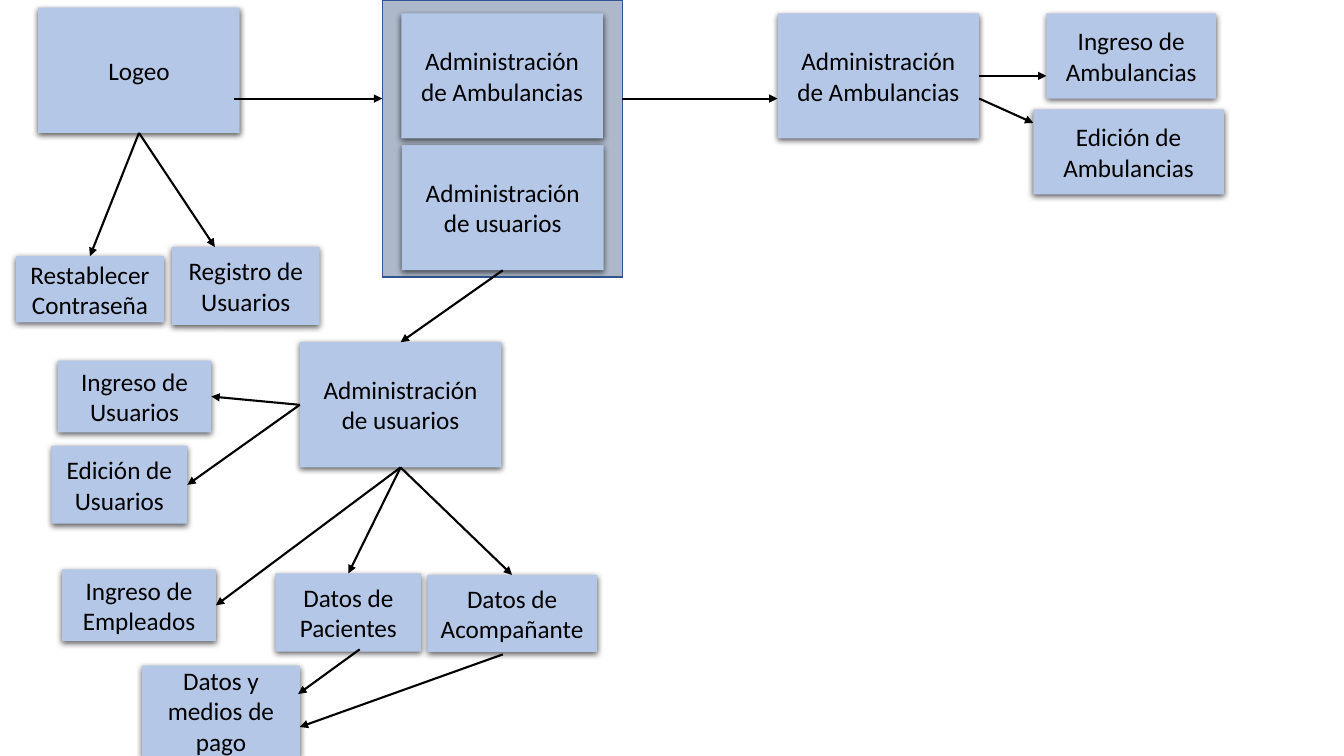
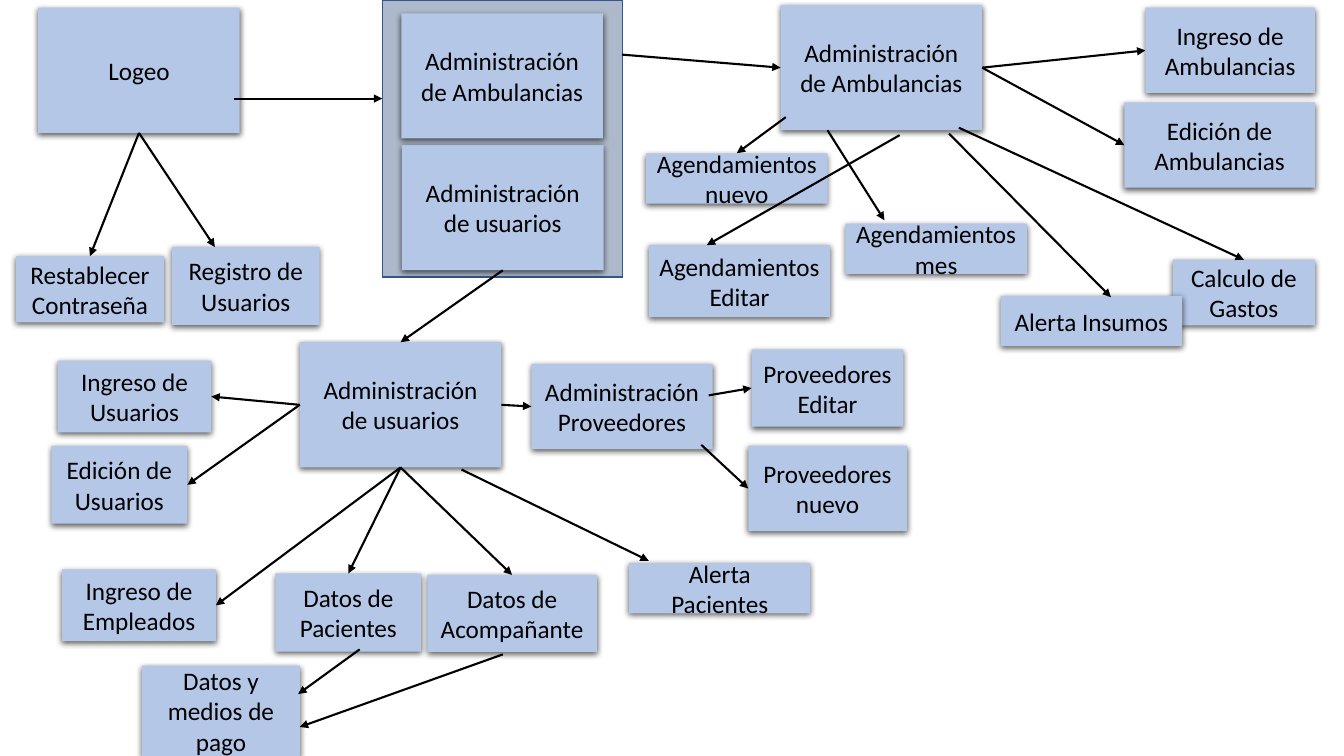
Before and after one commit to husney/Ambulancias, a slide deck: slide 1 of MapaDeNavegacion.pptx. Drawn at 1344x756 pixels with LibreOffice and Linux fonts; fonts in the diff are those of the drawing. Boxes give left, top, right and bottom in pixels: in the first picture for what was removed or moved away, otherwise in the second. Text is boxed around its words. In the diff, an @@ line names an element or a change of style, - is before the commit and + after.

Commit message:
Mapa de Navegacion parte 2

```diff
--- a/MapaDeNavegacion.pptx
+++ b/MapaDeNavegacion.pptx
@@ rectangle "Administración de Ambulancias" moved from (x1=777, y1=13, x2=979, y2=138) to (x1=780, y1=5, x2=982, y2=130) @@
@@ rectangle "Ingreso de Ambulancias" moved from (x1=1047, y1=13, x2=1216, y2=99) to (x1=1145, y1=8, x2=1315, y2=94) @@
@@ arrow moved from (622, 99) - (777, 99) to (622, 54) - (780, 68) @@
@@ arrow moved from (979, 76) - (1047, 76) to (982, 68) - (1145, 50) @@
@@ arrow moved from (979, 99) - (1033, 123) to (982, 68) - (1124, 145) @@
@@ arrow added from (786, 117) to (737, 153), #000000 1.5 pt @@
@@ rectangle "Edición de Ambulancias" moved from (x1=1033, y1=109, x2=1224, y2=195) to (x1=1124, y1=103, x2=1315, y2=189) @@
@@ arrow added from (900, 135) to (707, 245), #000000 1.5 pt @@
@@ arrow added from (828, 130) to (884, 221), #000000 1.5 pt @@
@@ arrow added from (950, 134) to (1111, 297), #000000 1.5 pt @@
@@ arrow added from (959, 128) to (1244, 260), #000000 1.5 pt @@
@@ rectangle added at (x1=646, y1=153, x2=828, y2=204), fill #B4C7E7, 18 pt, text #000000 @@
+Agendamientos nuevo
@@ rectangle added at (x1=846, y1=224, x2=1027, y2=274), fill #B4C7E7, 18 pt, text #000000 @@
+Agendamientos
+mes
@@ rectangle added at (x1=649, y1=245, x2=831, y2=317), fill #B4C7E7, 18 pt, text #000000 @@
+Agendamientos Editar
@@ rectangle added at (x1=1174, y1=260, x2=1316, y2=326), fill #B4C7E7, 18 pt, text #000000 @@
+Calculo de Gastos
@@ rectangle added at (x1=1001, y1=295, x2=1183, y2=346), fill #B4C7E7, 18 pt, text #000000 @@
+Alerta Insumos
@@ rectangle added at (x1=752, y1=350, x2=904, y2=427), fill #B4C7E7, 18 pt, text #000000 @@
+Proveedores
+Editar
@@ rectangle added at (x1=531, y1=364, x2=713, y2=449), fill #B4C7E7, 18 pt, text #000000 @@
+Administración
+Proveedores
@@ arrow added from (709, 395) to (752, 388), #000000 1.5 pt @@
@@ arrow added from (501, 405) to (531, 406), #000000 1.5 pt @@
@@ arrow added from (702, 445) to (748, 489), #000000 1.5 pt @@
@@ rectangle added at (x1=748, y1=446, x2=906, y2=530), fill #B4C7E7, 18 pt, text #000000 @@
+Proveedores
+nuevo
@@ arrow added from (462, 470) to (649, 561), #000000 1.5 pt @@
@@ rectangle added at (x1=629, y1=564, x2=811, y2=614), fill #B4C7E7, 18 pt, text #000000 @@
+Alerta Pacientes
```
